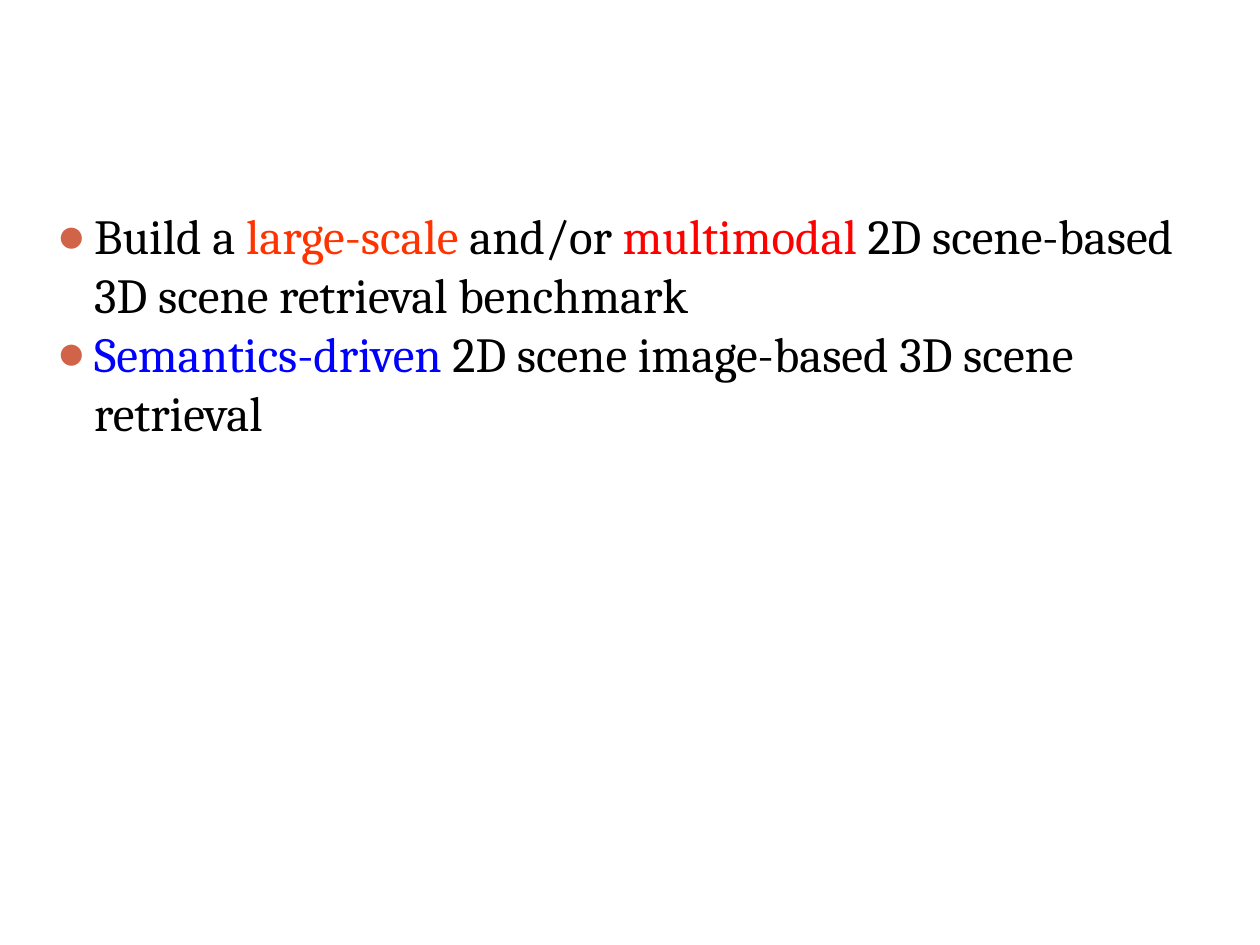
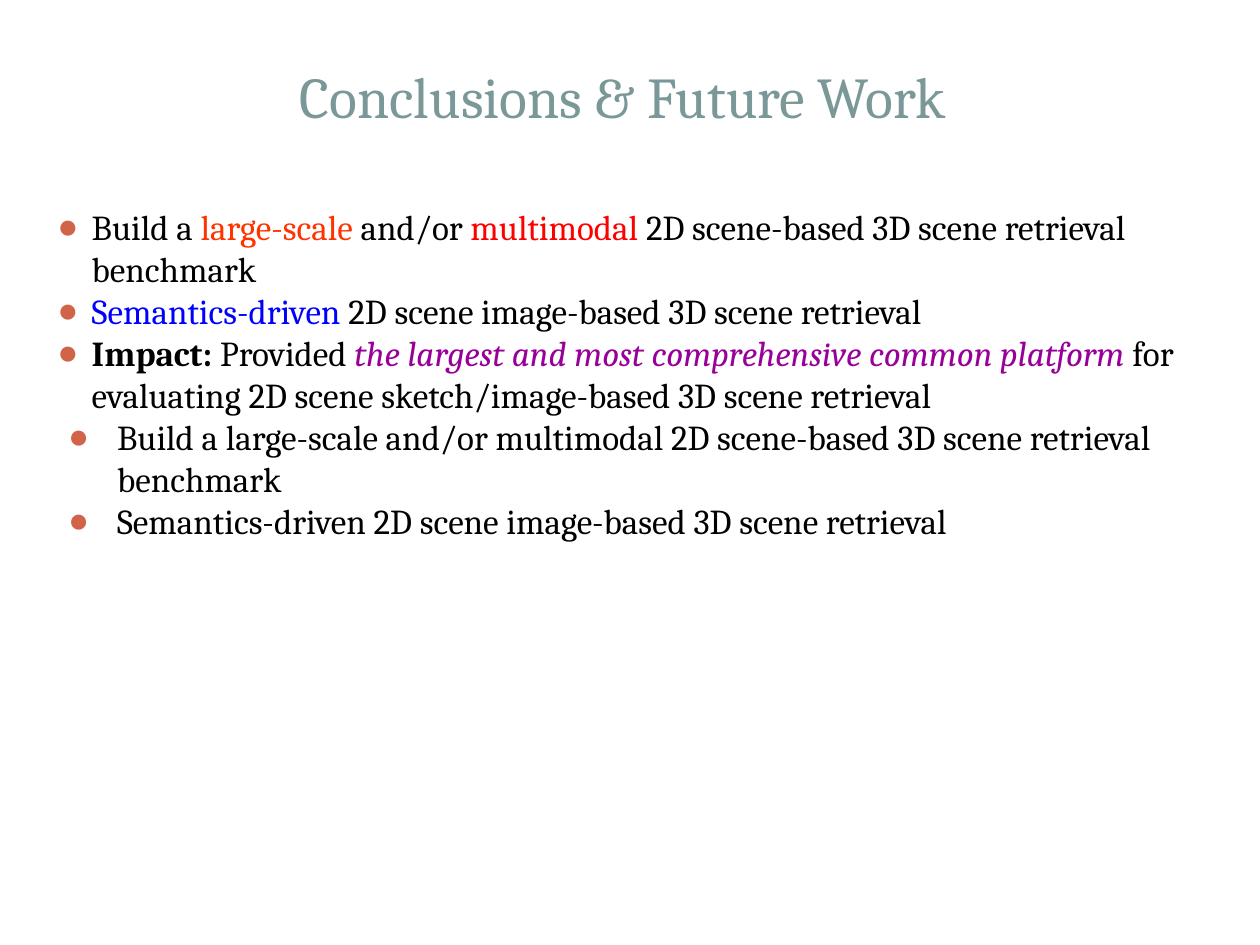
Before and after one commit to Hammania689/shrec_2019, a slide deck: slide 26 of mipr_slides/MIPR.pptx (slide 28 before the commit). Drawn at 1260x945 pixels with LibreOffice and Linux fonts; fonts in the diff are those of the drawing. Boxes give left, top, right and bottom in pixels: in the first picture for what was removed or moved away, otherwise in the second. Text is boxed around its words. In the diff, an @@ line names an element or a change of style, - is before the commit and + after.

```diff
--- a/mipr_slides/MIPR.pptx
+++ b/mipr_slides/MIPR.pptx
@@ text added at [300, 78, 946, 119], 33 pt, text #7B9899 @@
+Conclusions & Future Work
@@ text at [92, 215, 1126, 332]: size 28 to 20 pt in "Build a large-scale and/or multimodal 2D scene-based ...", "Semantics-driven 2D scene image-based 3D scene retrieval"; indent changed @@
@@ text at [92, 341, 1173, 542]: paragraphs added @@
+● Impact: Provided the largest and most comprehensive common platform for evaluating 2D scene sketch/image-based 3D scene retrieval
+● Build a large-scale and/or multimodal 2D scene-based 3D scene retrieval benchmark
+● Semantics-driven 2D scene image-based 3D scene retrieval
```
Also in this commit, not shown: 16 other slides changed, 2 slides added, 4 slides removed, 2 other files.
